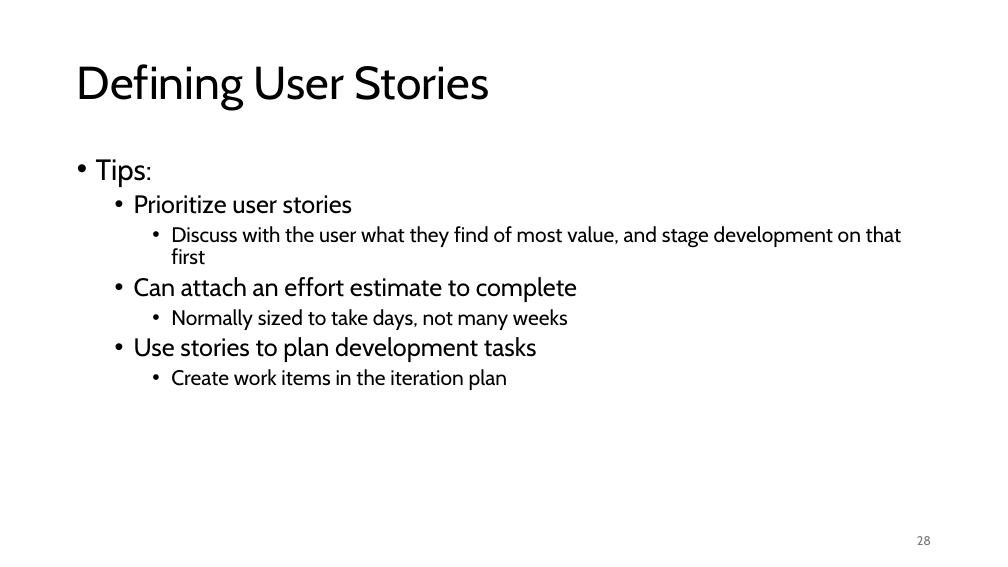
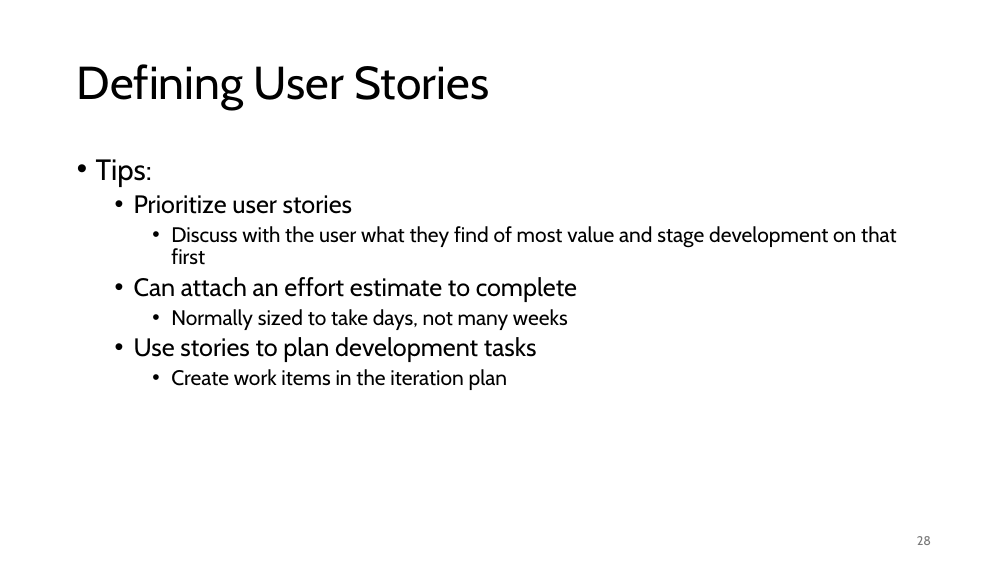
Before and after one commit to ualberta-cmput301/ualberta-cmput301.github.io, a slide deck: slide 28 of content/general/slides/2026 Revisions/03 Requirements.pptx. Drawn at 1008x567 pixels with LibreOffice and Linux fonts; fonts in the diff are those of the drawing. Boxes give left, top, right and bottom in pixels: in the first picture for what was removed or moved away, otherwise in the second. Text is boxed around its words. In the diff, an @@ line names an element or a change of style, - is before the commit and + after.

```diff
--- a/content/general/slides/2026 Revisions/03 Requirements.pptx
+++ b/content/general/slides/2026 Revisions/03 Requirements.pptx
@@ text at bbox=[171, 226, 896, 265]: text changed @@
-    • Discuss with the user what they find of most value, and stage development on that first
+    • Discuss with the user what they find of most value and stage development on that first
```
Also in this commit, not shown: 10 other slides changed, 1 slide added, 1 other file.
